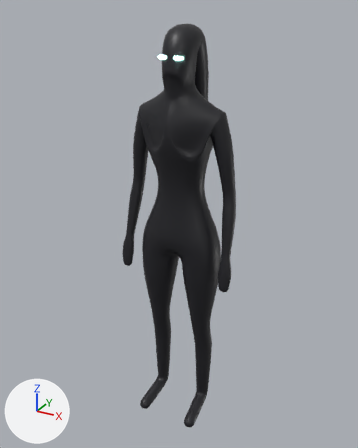
What one commit did to the glTF model prototypes/band/models/marimba.glb.
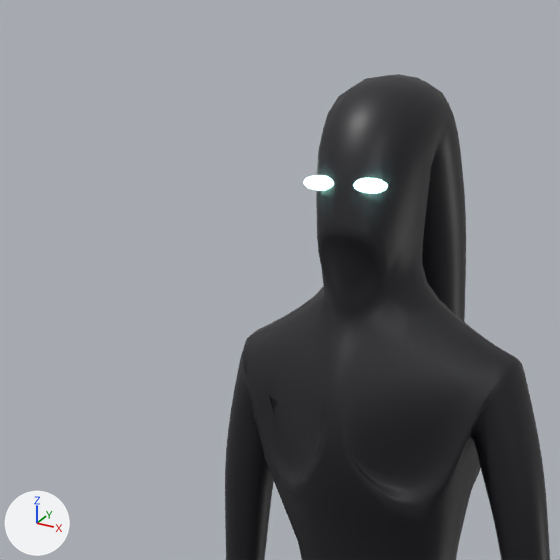
There are two pictures of each version: one whole from a 50 mm lens placed at (0.91, -1.674, 1.789), pointed at (-0.025, 0.026, 0.939), one close up on the part from 18% to 66% of the width and 0% to 39% of the height. The lights are fixed; the arrows at lower left show +X, +Y and +Z. The older version's two pictures come first. Vertices at exactly the same position are counted once.

Objects in the first close-up: 'marimba'.
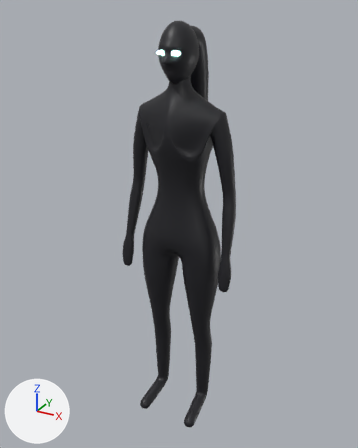
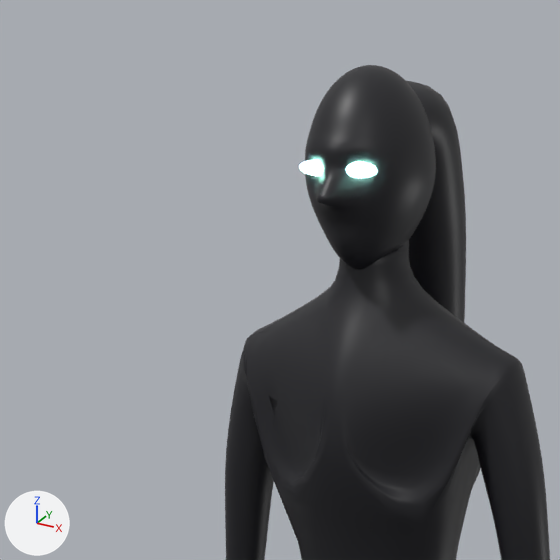
The edits, one by one:
me_marimba is used by ob_marimba; location (0.0, 0.0, 0.0).
me_marimba had 5557 vertices, 11104 faces and spanned x -0.26..0.26, y -0.16..0.18, z 0.02..1.73.
me_marimba now has 8479 vertices, 16944 faces and spans x -0.26..0.26, y -0.16..0.18, z 0.02..1.74.
me_marimba part 1: 135 vertices moved from x -0.06..0.06, y -0.09..0.05, z 1.48..1.73 to x -0.06..0.06, y -0.12..0.05, z 1.49..1.73; 203 vertices removed from x -0.06..0.06, y -0.09..0.05, z 1.49..1.73; 3125 vertices added at x -0.07..0.07, y -0.14..0.07, z 1.48..1.74.
me_marimba part 2: 30 faces spanning x -0.04..0.06, y -0.12..-0.05, z 1.61..1.66 switch from mat_marimba_eyes (black #000000, glowing green #aaffe7) to mat_marimba_dark (black #1d1d22).

What differs and where, as boxes [x1, y1, x2, y2] in the close-ups (560 x 560 px):
'marimba', reshaped: before [225, 74, 550, 560]; after [225, 65, 550, 560]
part 1 of me_marimba, reshaped: before [304, 74, 450, 357]; after [300, 65, 447, 359]
part 2 of me_marimba, recoloured: before [308, 181, 385, 191]; after [310, 154, 392, 199]
